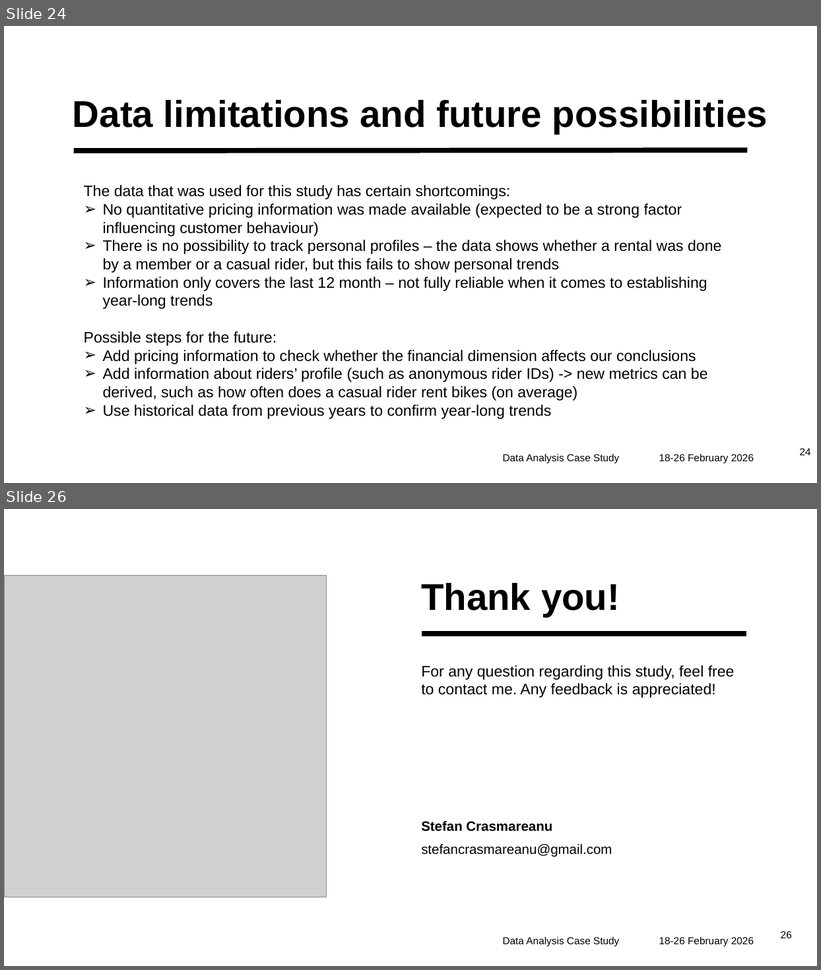
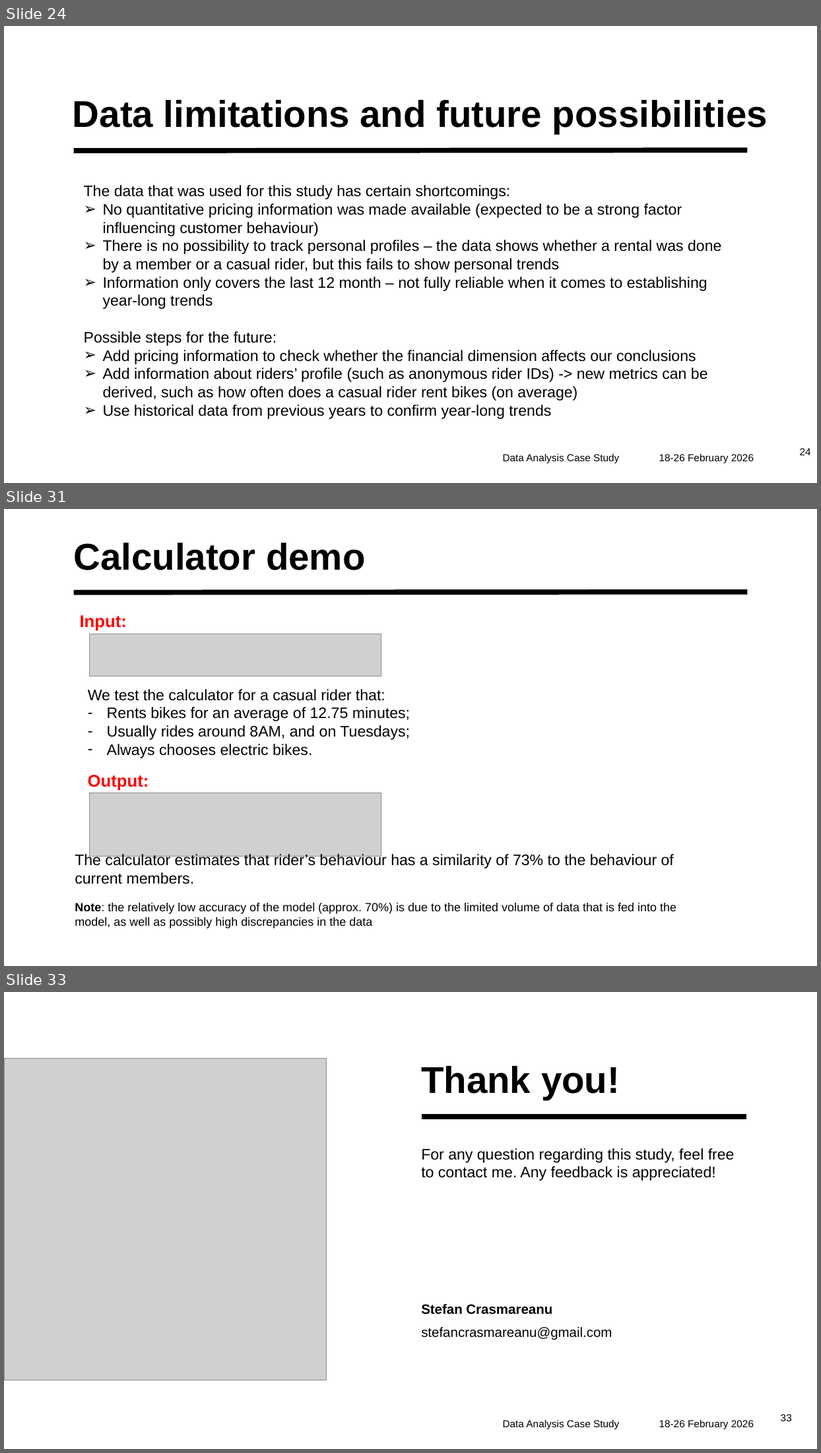
Before and after one commit to stefancrasmareanu-a11y/Case_study_bike_sharing_company, a slide deck: CaseStudy_Data_analysis_for_bike_sharing_company.pptx. Shown one above the other, each under a label of ours: slides 24 and 26 before the commit, slides 24, 31 and 33 after it; the slides between them are not shown. The pictures are 821x970 and 821x1453 pixels, drawn with LibreOffice and Linux fonts; fonts in the diff are those of the drawing; grey boxes stand for pictures. Boxes give left, top, right and bottom in pixels: in the first picture for what was removed or moved away, otherwise in the second. Text is boxed around its words. In the diff, an @@ line names an element or a change of style, - is before the commit and + after.

```diff
--- a/CaseStudy_Data_analysis_for_bike_sharing_company.pptx
+++ b/CaseStudy_Data_analysis_for_bike_sharing_company.pptx
@@ slide 31 added at bbox=[4, 509, 817, 966], background #FFFFFF @@
@@ title added at bbox=[74, 543, 365, 570], 44 pt, text #000000, bold @@
+Calculator demo
@@ line added from (73, 593) to (748, 592), #000000 6 pt @@
@@ text added at bbox=[80, 615, 127, 631], 20 pt, text #FF0000, bold @@
+Input:
@@ picture added at bbox=[89, 634, 381, 677] @@
@@ text added at bbox=[88, 689, 410, 758], 18 pt, text #000000 @@
+We test the calculator for a casual rider that:
+– Rents bikes for an average of 12.75 minutes;
+– Usually rides around 8AM, and on Tuesdays;
+– Always chooses electric bikes.
@@ text added at bbox=[88, 775, 149, 791], 20 pt, text #FF0000, bold @@
+Output:
@@ picture added at bbox=[89, 793, 381, 857] @@
@@ text added at bbox=[75, 854, 674, 885], 18 pt, text #000000 @@
+The calculator estimates that rider’s behaviour has a similarity of 73% to the behaviour of current members.
@@ text added at bbox=[75, 903, 677, 929], 14 pt, text #000000 @@
+Note: the relatively low accuracy of the model (approx. 70%) is due to the limited volume of data that is fed into the model, as well as possibly high discrepancies in the data
@@ what was slide 26 is now slide 33 @@
@@ page number at bbox=[781, 1414, 792, 1422]: text changed @@
-26
+33
```
Also in this commit, not shown: 2 slides changed, 6 other slides added.
